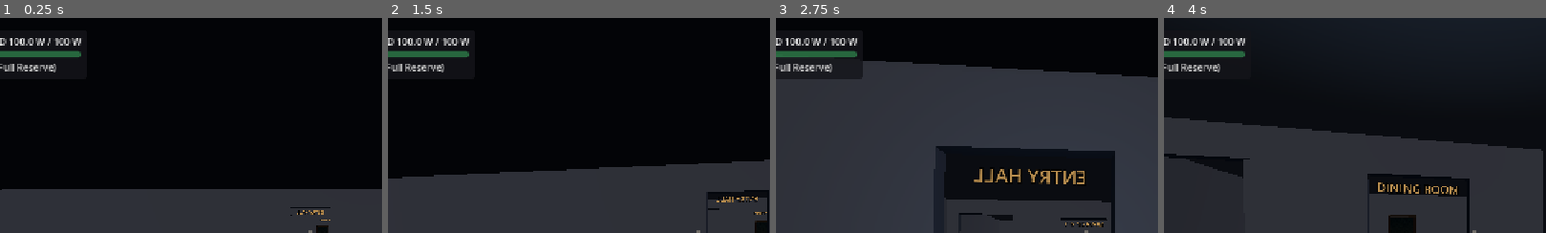
Above: before the commit, frames 1-4 (left to right).
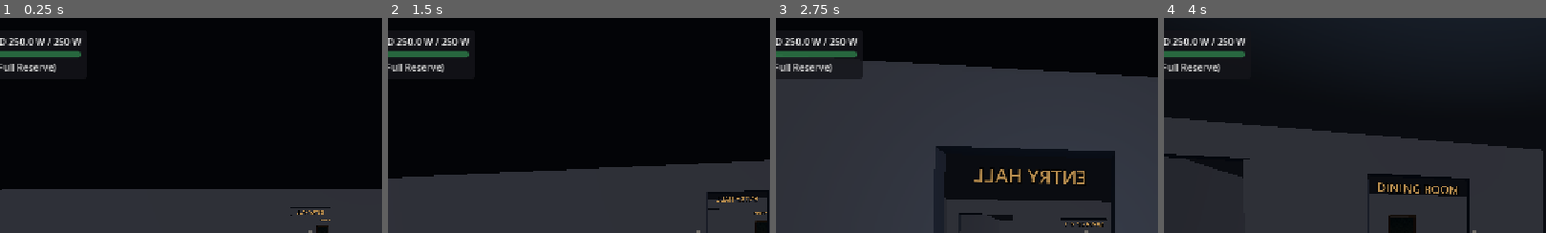
Above: after the commit, the same moments.

Repository: GameDevRocky/project-3
Game: Godot game, scene res://systems/core/main.tscn
Same seed, same stepped clock (60 frames per second), same inputs: the game is played once before the commit and once after it.
Inputs (mouse positions are % of the whole screen's width and height, from its top left):
- Up to frame 1 (0.25 s): no input
- Up to frame 2 (1.5 s): tap Enter (ui_accept) at 0.5, 0.77 s; move the mouse to (55, 50) at 0.52 s; hold E (interact) 0.53-1.28 s; hold W (move_forward) from 0.53 s (still down); click (55, 50) at 0.67 s; move the mouse to (45, 50) at 1.27 s; tap Shift (sprint) at 1.35 s
- Up to frame 3 (2.75 s): keep holding W (move_forward); tap Enter (ui_accept) at 1.52 s; move the mouse to (52, 48) at 2.02 s; tap Q at 2.1 s
- Up to frame 4 (4 s): keep holding W (move_forward); move the mouse to (49, 52) at 2.77 s; tap Ctrl at 2.85 s; click (49, 52) at 2.92 s; tap Enter (ui_accept) at 3.02, 3.77 s; move the mouse to (57, 51) at 3.52 s; tap Alt at 3.6 s
The pictures show only the part of the screen within x 9-59%, y 0-50%; the shares and areas given below are measured in that part.

The runs differ from the first frame. In frame 1, 0.1% of the frame differs, in the area x 2-17%, y 9-13%; in frame 2, 0.1%; in frame 3, 0.1%; in frame 4, 0.1%.

Commit message:
electrical: tune power grid to 250W with continuous net recharge

Diff:
--- a/systems/electrical/electrical_system.gd
+++ b/systems/electrical/electrical_system.gd
@@ -16,10 +16,10 @@
 ## Emitted when a specific light bulb blows out
 signal bulb_blown(room_id: GameTypes.RoomId, fixture_id: StringName)
 
-@export var max_power: float = 100.0
-@export var current_power: float = 100.0
-@export var drain_rate_per_room: float = 1.0 ## Watts per second per lit room
-@export var recharge_rate: float = 5.0 ## Watts per second when all lights OFF
+@export var max_power: float = 250.0
+@export var current_power: float = 250.0
+@export var drain_rate_per_room: float = 2.0 ## Watts per second per lit room
+@export var recharge_rate: float = 4.0 ## Base Watts per second continuous generation
 @export var breaker_state: GameTypes.BreakerState = GameTypes.BreakerState.OPERATIONAL
 
 ## Room light states for indoor house circuits
@@ -41,16 +41,25 @@
 	_bind_scene_fixtures()
 	_ensure_hud()
 
+## Returns net power rate in Watts/second (positive = charging, negative = draining)
+func get_net_power_rate() -> float:
+	if breaker_state == GameTypes.BreakerState.TRIPPED:
+		return 0.0
+	var lit_count: int = get_lit_room_count()
+	return recharge_rate - (lit_count * drain_rate_per_room)
+
 func _process(delta: float) -> void:
 	if breaker_state == GameTypes.BreakerState.TRIPPED:
 		return
 	_update_flickers(delta)
 
 	var lit_count: int = get_lit_room_count()
-	if lit_count > 0:
-		current_power = max(0.0, current_power - (lit_count * drain_rate_per_room * delta))
+	var net_rate: float = recharge_rate - (lit_count * drain_rate_per_room)
+
+	if net_rate < 0.0:
+		current_power = max(0.0, current_power + (net_rate * delta))
 		power_meter_updated.emit(current_power, max_power)
-		if current_power < 15.0:
+		if current_power < 50.0:
 			_update_fixture_energies()
 			if _low_voltage_flicker_armed:
 				_low_voltage_flicker_armed = false
@@ -59,14 +68,16 @@
 						trigger_flicker(room_id as GameTypes.RoomId, 1.2)
 		if current_power <= 0.0:
 			trip_breaker()
+	elif net_rate > 0.0:
+		if current_power < max_power:
+			current_power = min(max_power, current_power + (net_rate * delta))
+			power_meter_updated.emit(current_power, max_power)
+			if current_power >= 50.0:
+				_update_fixture_energies()
+			if current_power >= 60.0:
+				_low_voltage_flicker_armed = true
 	else:
-		if current_power < max_power:
-			current_power = min(max_power, current_power + (recharge_rate * delta))
-			power_meter_updated.emit(current_power, max_power)
-			if current_power >= 15.0:
-				_update_fixture_energies()
-			if current_power >= 20.0:
-				_low_voltage_flicker_armed = true
+		power_meter_updated.emit(current_power, max_power)
 
 ## Returns the current light state of a given room
 func get_room_light_state(room_id: GameTypes.RoomId) -> GameTypes.LightState:
@@ -204,7 +215,7 @@
 		if "visible" in fixture:
 			fixture.visible = lit
 		if "light_energy" in fixture:
-			var dim_factor: float = clampf(current_power / 15.0, 0.35, 1.0) if current_power < 15.0 else 1.0
+			var dim_factor: float = clampf(current_power / 50.0, 0.35, 1.0) if current_power < 50.0 else 1.0
 			fixture.light_energy = 1.2 * dim_factor
 
 func _update_fixture_energies() -> void:
--- a/systems/electrical/power_meter_hud.gd
+++ b/systems/electrical/power_meter_hud.gd
@@ -92,38 +92,45 @@
 		if power_bar != null:
 			power_bar.modulate = Color(1.0, 0.2, 0.2)
 	elif lit_rooms > 0:
-		var drain_rate := lit_rooms * (_electrical_system.drain_rate_per_room if _electrical_system != null else 1.0)
+		var net_rate: float = _electrical_system.get_net_power_rate() if _electrical_system != null else -(lit_rooms * 2.0)
 		if status_label != null:
-			status_label.text = "DRAINING: -%.1f W/s (%d %s)" % [drain_rate, lit_rooms, "room" if lit_rooms == 1 else "rooms"]
+			if is_zero_approx(net_rate):
+				status_label.text = "GRID EQUILIBRIUM: 0.0 W/s (%d rooms)" % lit_rooms
+				status_label.modulate = Color(0.85, 0.9, 0.95)
+			elif net_rate > 0.0:
+				status_label.text = "RECHARGING: +%.1f W/s (%d %s)" % [net_rate, lit_rooms, "room" if lit_rooms == 1 else "rooms"]
+				status_label.modulate = Color(0.4, 1.0, 0.6)
+			else:
+				status_label.text = "DRAINING: %.1f W/s (%d %s)" % [net_rate, lit_rooms, "room" if lit_rooms == 1 else "rooms"]
+				status_label.modulate = Color(0.9, 0.9, 0.9)
+
 		if warning_banner != null:
-			if current_watts < 25.0:
+			if current_watts < 100.0:
 				warning_banner.visible = true
-				warning_banner.text = "⚡ CRITICAL VOLTAGE — LIGHTS DESTABILIZING" if current_watts < 10.0 else "⚡ LOW VOLTAGE WARNING"
+				warning_banner.text = "⚡ CRITICAL VOLTAGE — LIGHTS DESTABILIZING" if current_watts < 25.0 else "⚡ LOW VOLTAGE WARNING"
 			else:
 				warning_banner.visible = false
 
 		if power_bar != null:
-			if current_watts < 10.0:
+			if current_watts < 25.0:
 				power_bar.modulate = Color(1.0, 0.25, 0.25)
 				if status_label != null:
 					var flash_alpha: float = 0.45 + 0.55 * absf(sin(Time.get_ticks_msec() * 0.012))
 					status_label.modulate = Color(1.0, 0.3, 0.3, flash_alpha)
-			elif current_watts < 25.0:
+			elif current_watts < 100.0:
 				power_bar.modulate = Color(1.0, 0.75, 0.2)
-				if status_label != null:
+				if status_label != null and net_rate < 0.0:
 					status_label.modulate = Color(1.0, 0.8, 0.3)
 			else:
 				power_bar.modulate = Color(0.3, 0.9, 0.5)
-				if status_label != null:
-					status_label.modulate = Color(0.9, 0.9, 0.9)
 	else:
 		if status_label != null:
 			if current_watts >= max_watts:
 				status_label.text = "GRID IDLE (Full Reserve)"
 				status_label.modulate = Color(0.8, 0.8, 0.8)
 			else:
-				var recharge_rate := _electrical_system.recharge_rate if _electrical_system != null else 5.0
-				status_label.text = "RECHARGING: +%.1f W/s" % recharge_rate
+				var net_rate := _electrical_system.get_net_power_rate() if _electrical_system != null else 4.0
+				status_label.text = "RECHARGING: +%.1f W/s" % net_rate
 				status_label.modulate = Color(0.4, 1.0, 0.6)
 		if warning_banner != null:
 			warning_banner.visible = false
--- a/tests/electrical/test_breaker_panel.gd
+++ b/tests/electrical/test_breaker_panel.gd
@@ -18,7 +18,7 @@
 	# Flip breaker in basement -> Phase 0 turns on all lights
 	breaker.interact()
 	assert_eq(electrical.get_lit_room_count(), 5, "Flipping breaker panel turns on all 5 house lights")
-	assert_eq(electrical.get_current_power(), 100.0, "Power meter should be 100 Watts")
+	assert_eq(electrical.get_current_power(), 250.0, "Power meter should be 250 Watts")
 
 func test_breaker_panel_resets_tripped_breaker() -> void:
 	var electrical: ElectricalSystem = ElectricalSystemScript.new()
@@ -36,7 +36,7 @@
 	# Interact with breaker panel to reset it
 	breaker.interact()
 	assert_eq(electrical.breaker_state, GameTypes.BreakerState.OPERATIONAL, "Breaker should now be operational")
-	assert_eq(electrical.get_current_power(), 100.0, "Power should be fully restored to 100 Watts")
+	assert_eq(electrical.get_current_power(), 250.0, "Power should be fully restored to 250 Watts")
 
 func test_player_interaction_with_breaker_panel() -> void:
 	var root: Node3D = Node3D.new()
--- a/tests/electrical/test_electrical_system.gd
+++ b/tests/electrical/test_electrical_system.gd
@@ -7,7 +7,7 @@
 	var electrical: ElectricalSystem = ElectricalSystemScript.new()
 	add_child_autoqfree(electrical)
 
-	assert_eq(electrical.get_current_power(), 100.0, "Power meter should start at 100 Watts")
+	assert_eq(electrical.get_current_power(), 250.0, "Power meter should start at 250 Watts")
 	assert_eq(electrical.get_lit_room_count(), 0, "No rooms should start illuminated")
 
 	for room in [GameTypes.RoomId.ENTRY_HALL, GameTypes.RoomId.PARLOR, GameTypes.RoomId.STUDY, GameTypes.RoomId.DINING_ROOM, GameTypes.RoomId.BASEMENT]:
@@ -49,39 +49,53 @@
 	var electrical: ElectricalSystem = ElectricalSystemScript.new()
 	add_child_autoqfree(electrical)
 
+	# 2 rooms lit: break-even equilibrium (4.0 - 4.0 = 0.0 W/s)
 	electrical.set_room_light(GameTypes.RoomId.ENTRY_HALL, true)
 	electrical.set_room_light(GameTypes.RoomId.STUDY, true)
 	assert_eq(electrical.get_lit_room_count(), 2, "2 rooms lit")
+	electrical._process(3.0)
+	assert_almost_eq(electrical.get_current_power(), 250.0, 0.01, "2 lit rooms should be at break-even (250W)")
 
-	# 2 rooms * 1.0 W/s * 3.0s = 6.0 Watts drained
+	# 3 rooms lit: net drain of -2.0 W/s (4.0 - 6.0 = -2.0 W/s)
+	electrical.set_room_light(GameTypes.RoomId.PARLOR, true)
+	assert_eq(electrical.get_lit_room_count(), 3, "3 rooms lit")
 	electrical._process(3.0)
-	assert_almost_eq(electrical.get_current_power(), 94.0, 0.01, "Power should drain by 6.0 Watts")
+	assert_almost_eq(electrical.get_current_power(), 244.0, 0.01, "3 rooms should drain 6.0 Watts over 3s")
 
 func test_power_recharge_when_all_rooms_dark() -> void:
 	var electrical: ElectricalSystem = ElectricalSystemScript.new()
 	add_child_autoqfree(electrical)
 
-	electrical.current_power = 80.0
+	electrical.current_power = 200.0
 	assert_eq(electrical.get_lit_room_count(), 0, "All rooms dark")
 
-	# Recharge at 5.0 W/s * 2.0s = +10.0 Watts
+	# Recharge at 4.0 W/s * 2.0s = +8.0 Watts
 	electrical._process(2.0)
-	assert_almost_eq(electrical.get_current_power(), 90.0, 0.01, "Power should recharge to 90.0 Watts")
+	assert_almost_eq(electrical.get_current_power(), 208.0, 0.01, "Power should recharge to 208.0 Watts")
 
-	# Overcharge should clamp to max_power (100.0)
-	electrical._process(5.0)
-	assert_eq(electrical.get_current_power(), 100.0, "Power should clamp at 100.0 Watts")
+	# 1 room lit: net recharge at +2.0 W/s (4.0 - 2.0 = +2.0 W/s)
+	electrical.set_room_light(GameTypes.RoomId.PARLOR, true)
+	electrical._process(2.0)
+	assert_almost_eq(electrical.get_current_power(), 212.0, 0.01, "1 lit room should net recharge to 212.0 Watts")
+
+	# Overcharge should clamp to max_power (250.0)
+	electrical.set_room_light(GameTypes.RoomId.PARLOR, false)
+	electrical._process(20.0)
+	assert_eq(electrical.get_current_power(), 250.0, "Power should clamp at 250.0 Watts")
 
 func test_automatic_breaker_trip_at_zero_power() -> void:
 	var electrical: ElectricalSystem = ElectricalSystemScript.new()
 	add_child_autoqfree(electrical)
 	watch_signals(electrical)
 
+	# Turn on 3 rooms: net drain of -2.0 W/s
+	electrical.set_room_light(GameTypes.RoomId.ENTRY_HALL, true)
+	electrical.set_room_light(GameTypes.RoomId.STUDY, true)
 	electrical.set_room_light(GameTypes.RoomId.DINING_ROOM, true)
 	electrical.current_power = 2.0
 
-	# Process 3 seconds with 1 room lit -> drains 3.0W, drops below 0W
-	electrical._process(3.0)
+	# Process 2 seconds with 3 rooms lit -> drains 4.0W, drops below 0W
+	electrical._process(2.0)
 
 	assert_eq(electrical.get_current_power(), 0.0, "Power should clamp at 0.0 Watts")
 	assert_false(electrical.is_room_lit(GameTypes.RoomId.DINING_ROOM), "Dining room light should cut off")
@@ -105,7 +119,7 @@
 	assert_signal_emitted_with_parameters(electrical, "breaker_state_changed", [GameTypes.BreakerState.TRIPPED])
 
 	electrical.reset_breaker()
-	assert_eq(electrical.get_current_power(), 100.0, "Resetting breaker should restore 100 Watts")
+	assert_eq(electrical.get_current_power(), 250.0, "Resetting breaker should restore 250 Watts")
 	assert_signal_emitted_with_parameters(electrical, "breaker_state_changed", [GameTypes.BreakerState.OPERATIONAL])
 
 	# Now lights can be turned on again
--- a/tests/electrical/test_power_meter_hud.gd
+++ b/tests/electrical/test_power_meter_hud.gd
@@ -12,8 +12,8 @@
 	add_child_autoqfree(hud)
 	hud.set_electrical_system(electrical)
 
-	assert_eq(hud.power_bar.value, 100.0, "Power bar should start at 100")
-	assert_true(hud.wattage_label.text.contains("100.0 W / 100 W"), "Wattage label should show 100.0 W")
+	assert_eq(hud.power_bar.value, 250.0, "Power bar should start at 250")
+	assert_true(hud.wattage_label.text.contains("250.0 W / 250 W"), "Wattage label should show 250.0 W")
 	assert_true(hud.status_label.text.contains("GRID IDLE"), "Status label should show GRID IDLE when all dark")
 	assert_false(hud.warning_banner.visible, "Warning banner should be hidden initially")
 
@@ -25,12 +25,17 @@
 	add_child_autoqfree(hud)
 	hud.set_electrical_system(electrical)
 
-	# Turn on 2 rooms
+	# Turn on 3 rooms: net drain is -2.0 W/s
 	electrical.set_room_light(GameTypes.RoomId.PARLOR, true)
 	electrical.set_room_light(GameTypes.RoomId.STUDY, true)
+	electrical.set_room_light(GameTypes.RoomId.DINING_ROOM, true)
 
 	assert_true(hud.status_label.text.contains("DRAINING: -2.0 W/s"), "Status should show -2.0 W/s drain rate")
-	assert_true(hud.status_label.text.contains("2 rooms"), "Status should list 2 rooms lit")
+	assert_true(hud.status_label.text.contains("3 rooms"), "Status should list 3 rooms lit")
+
+	# Turn on 2 rooms: break-even equilibrium
+	electrical.set_room_light(GameTypes.RoomId.DINING_ROOM, false)
+	assert_true(hud.status_label.text.contains("GRID EQUILIBRIUM: 0.0 W/s"), "Status should show break-even equilibrium with 2 rooms")
 
 func test_hud_low_voltage_warning() -> void:
 	var electrical: ElectricalSystem = ElectricalSystemScript.new()
@@ -41,11 +46,16 @@
 	hud.set_electrical_system(electrical)
 
 	electrical.set_room_light(GameTypes.RoomId.ENTRY_HALL, true)
-	electrical.current_power = 12.0
-	hud.update_display(12.0, 100.0)
+	electrical.current_power = 75.0
+	hud.update_display(75.0, 250.0)
 
-	assert_true(hud.warning_banner.visible, "Warning banner should be visible when voltage is low")
+	assert_true(hud.warning_banner.visible, "Warning banner should be visible when voltage is low (<100W)")
 	assert_true(hud.warning_banner.text.contains("LOW VOLTAGE"), "Warning text should indicate low voltage")
+
+	# Below 25W: critical voltage
+	hud.update_display(20.0, 250.0)
+	assert_true(hud.warning_banner.visible)
+	assert_true(hud.warning_banner.text.contains("CRITICAL VOLTAGE"), "Warning text should indicate critical voltage below 25W")
 
 func test_hud_blackout_state() -> void:
 	var electrical: ElectricalSystem = ElectricalSystemScript.new()
@@ -69,10 +79,10 @@
 	add_child_autoqfree(hud)
 	hud.set_electrical_system(electrical)
 
-	electrical.current_power = 60.0
-	hud.update_display(60.0, 100.0)
+	electrical.current_power = 150.0
+	hud.update_display(150.0, 250.0)
 
-	assert_true(hud.status_label.text.contains("RECHARGING: +5.0 W/s"), "Status should indicate recharging rate")
+	assert_true(hud.status_label.text.contains("RECHARGING: +4.0 W/s"), "Status should indicate recharging rate")
 	assert_false(hud.warning_banner.visible, "Warning banner should be hidden when recharging safely")
 
 func test_low_power_fixture_dimming() -> void:
@@ -87,9 +97,9 @@
 	electrical.set_room_light(GameTypes.RoomId.PARLOR, true)
 
 	# Full power: 1.2
-	assert_almost_eq(mock_light.light_energy, 1.2, 0.01, "Light should have full energy at 100W")
+	assert_almost_eq(mock_light.light_energy, 1.2, 0.01, "Light should have full energy at 250W")
 
-	# Low power (< 15W): dims
-	electrical.current_power = 7.5
+	# Low power (< 50W): dims
+	electrical.current_power = 25.0
 	electrical._sync_fixture(GameTypes.RoomId.PARLOR, true)
-	assert_lt(mock_light.light_energy, 1.2, "Light energy should dim when power is low")
+	assert_lt(mock_light.light_energy, 1.2, "Light energy should dim when power is below 50W")
Not shown, changed: docs/GAME_SPEC.md
Not shown, changed: docs/PROGRESS.md
Not shown, added: docs/features/electrical/04-energy-tuning/00-brainstorm.md
Not shown, added: docs/features/electrical/04-energy-tuning/01-spec.md
Not shown, added: docs/features/electrical/04-energy-tuning/02-plan.md
Not shown, added: docs/features/electrical/04-energy-tuning/03-todo.md
